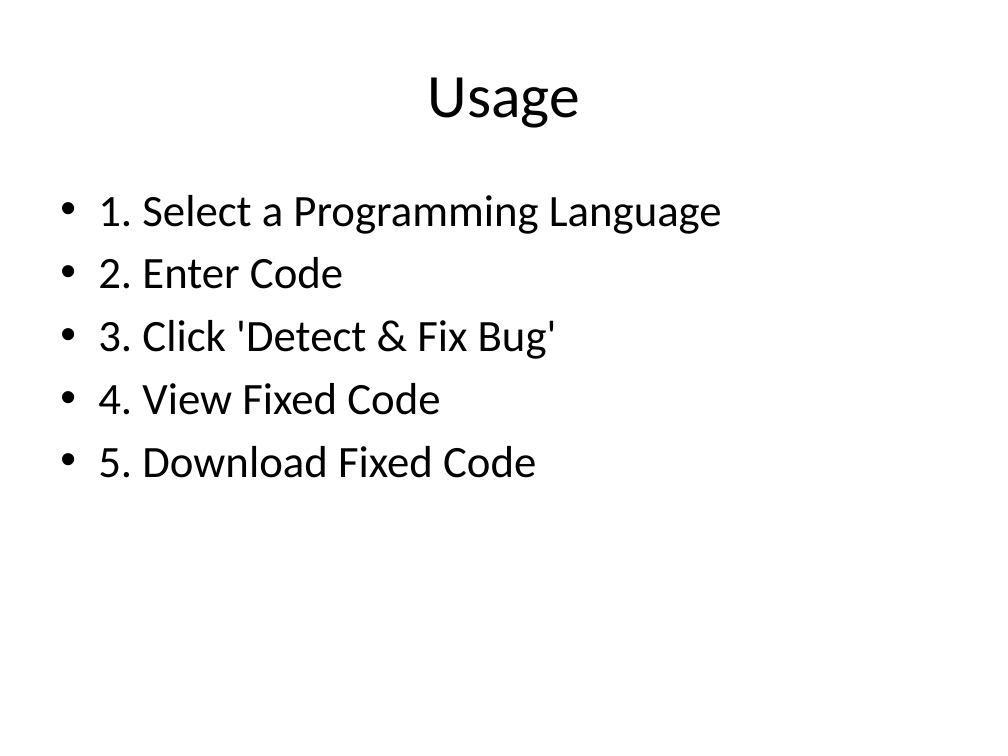
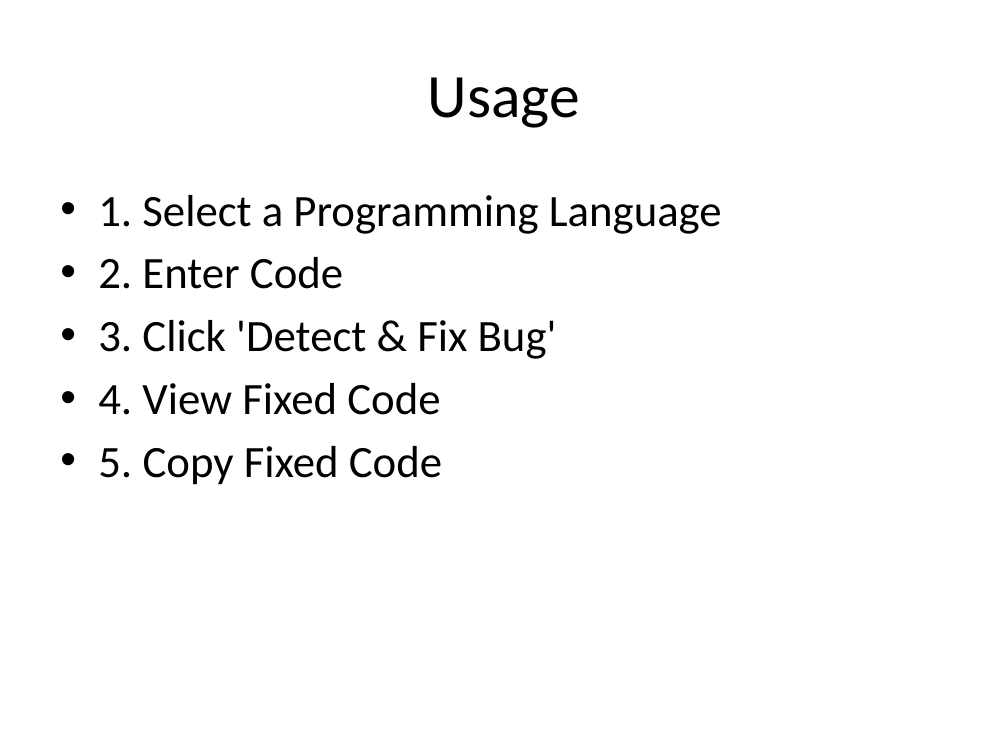
Before and after one commit to Pritam-Chakrabortty/INTEL-BUG-DETECTION---FIXING-PROJECT-PC, a slide deck: slide 8 of Intel_Bug_Detection_Fixing_Project_Presentation(P.C).pptx. Drawn at 1008x756 pixels with LibreOffice and Linux fonts; fonts in the diff are those of the drawing. Boxes give left, top, right and bottom in pixels: in the first picture for what was removed or moved away, otherwise in the second. Text is boxed around its words. In the diff, an @@ line names an element or a change of style, - is before the commit and + after.

```diff
--- a/Intel_Bug_Detection_Fixing_Project_Presentation(P.C).pptx
+++ b/Intel_Bug_Detection_Fixing_Project_Presentation(P.C).pptx
@@ text at <box>98,446,442,485</box>: text changed @@
-• 5. Download Fixed Code
+• 5. Copy Fixed Code
```
